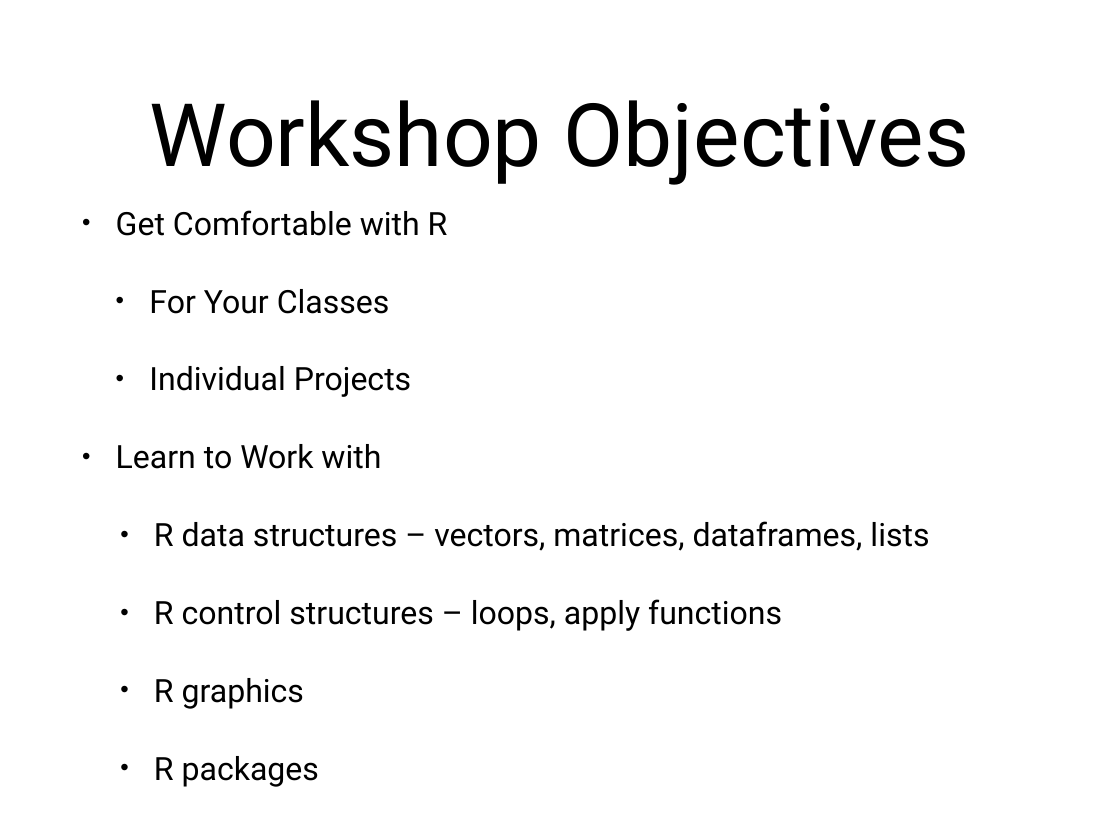
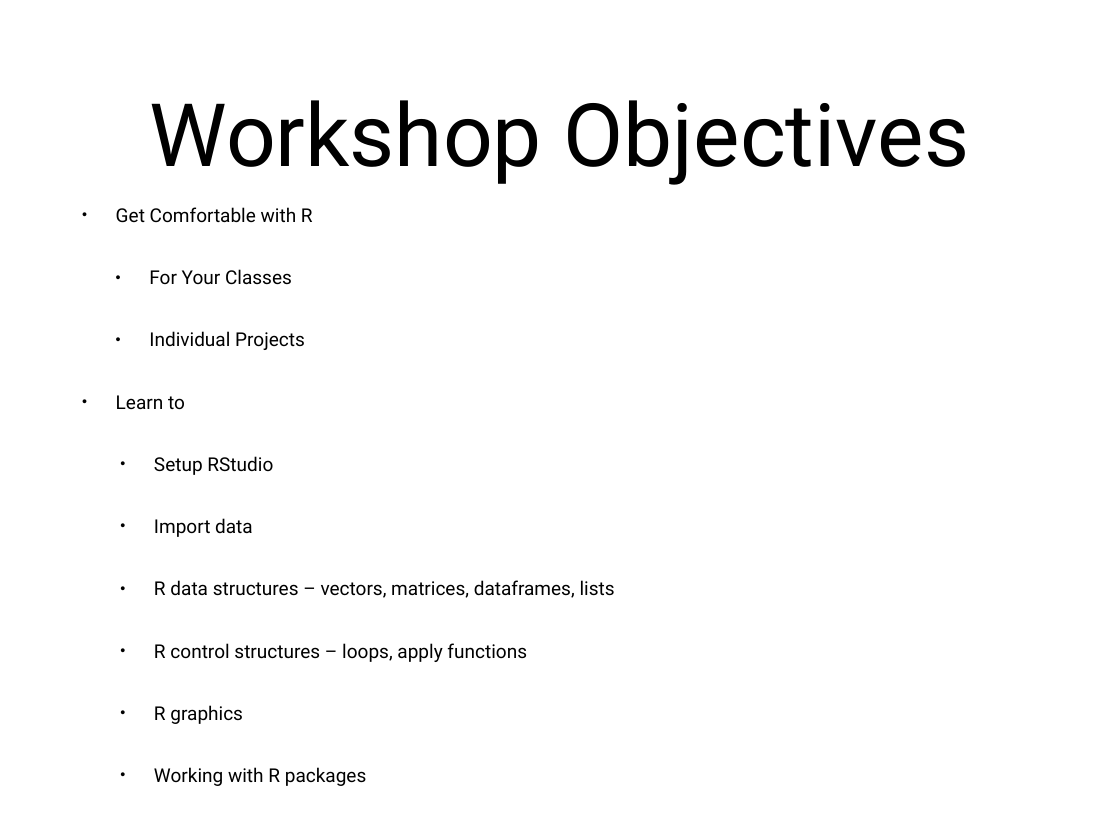
Before and after one commit to nvenkataraman1/RSeminar, a slide deck: slide 3 of sessions/session1/Session1.pptx. Drawn at 1120x840 pixels with LibreOffice and Linux fonts; fonts in the diff are those of the drawing. Boxes give left, top, right and bottom in pixels: in the first picture for what was removed or moved away, otherwise in the second. Text is boxed around its words. In the diff, an @@ line names an element or a change of style, - is before the commit and + after.

```diff
--- a/sessions/session1/Session1.pptx
+++ b/sessions/session1/Session1.pptx
@@ text at (x1=116, y1=207, x2=615, y2=724): size 29.3 to 17.4 pt in "Get Comfortable with R", "For Your Classes", "Individual Projects", "R data structures – vectors, matrices, dataframes, ..." and 2 more places @@
@@ text at (x1=116, y1=395, x2=273, y2=537): text changed; size 29.3 to 17.4 pt @@
-• Learn to Work with
+• Learn to
+  • Setup RStudio
+  • Import data
@@ text at (x1=154, y1=767, x2=367, y2=786): text changed; size 29.3 to 17.4 pt @@
-  • R packages
+  • Working with R packages
```
Also in this commit, not shown: 1 other slide changed, 2 other files.
